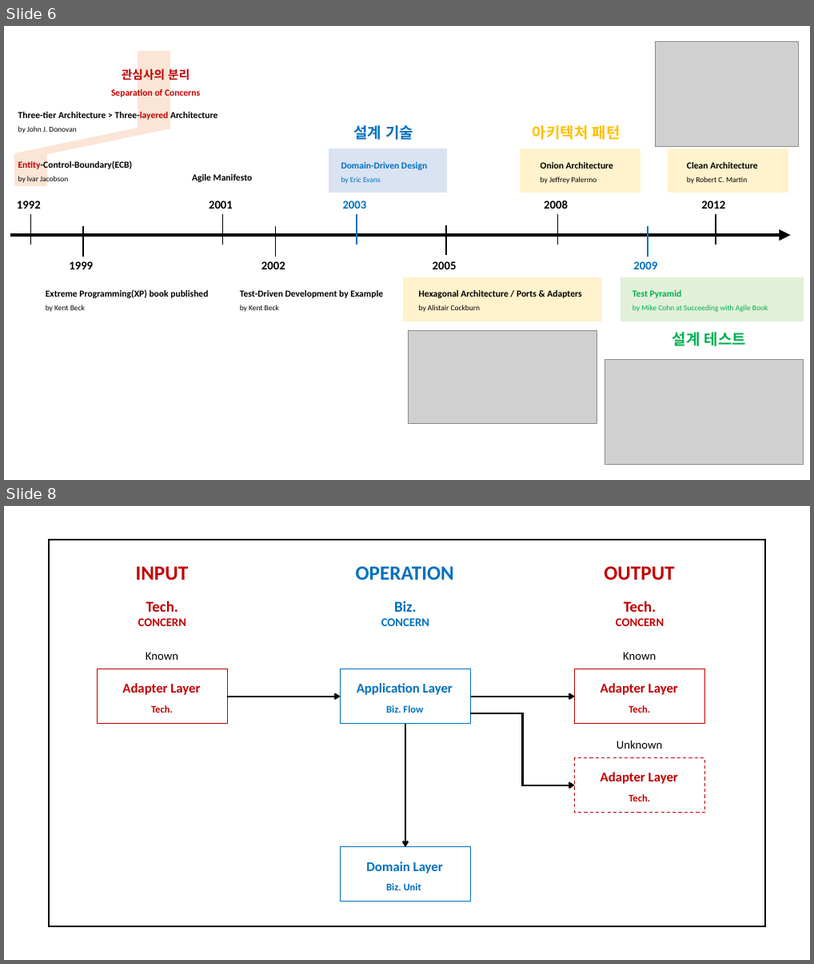
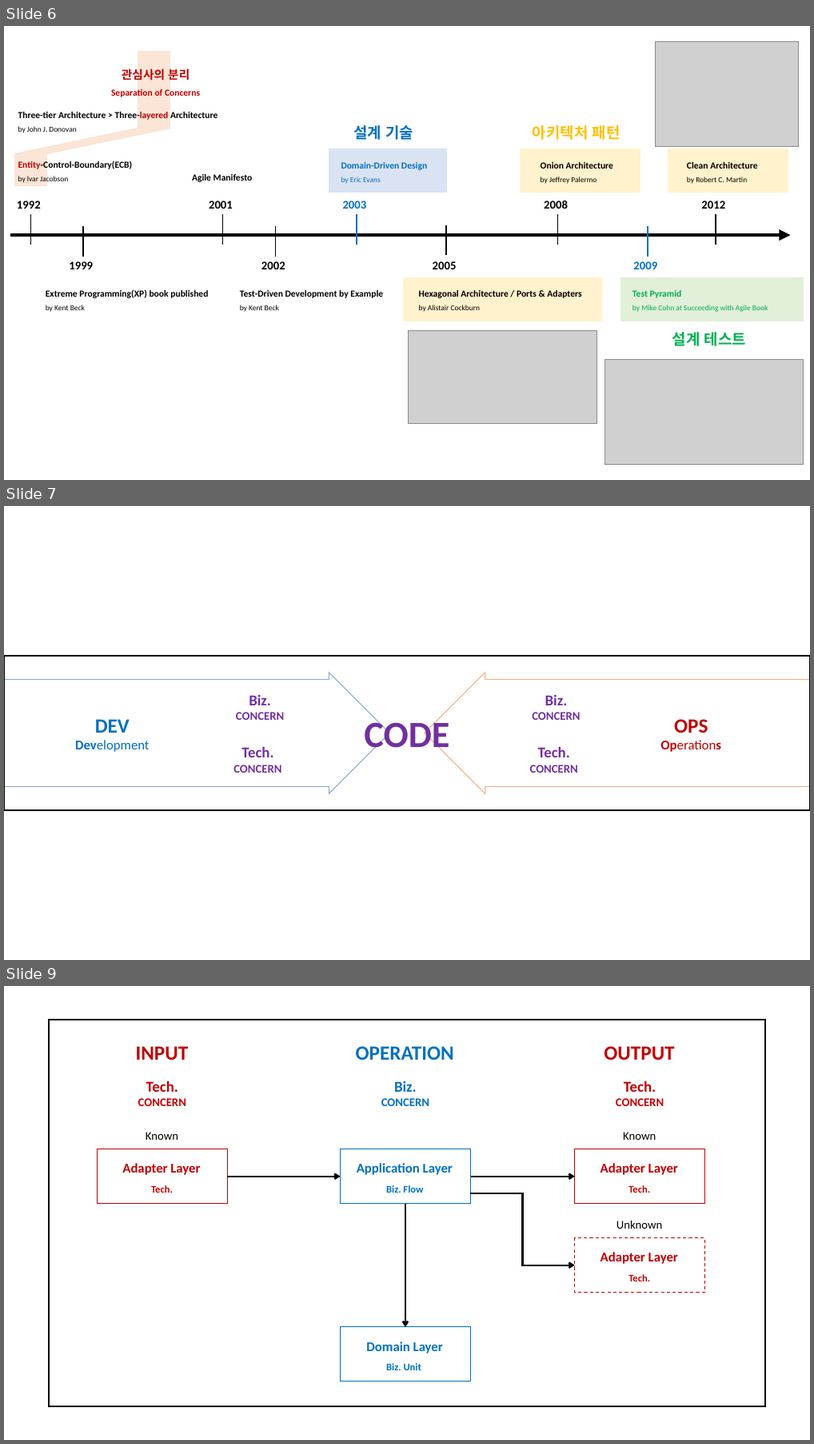
Before and after one commit to hhko/beyondcode, a slide deck: README.pptx. Shown one above the other, each under a label of ours: slides 6 and 8 before the commit, slides 6, 7 and 9 after it; the slides between them are not shown. The pictures are 814x964 and 814x1444 pixels, drawn with LibreOffice and Linux fonts; fonts in the diff are those of the drawing; grey boxes stand for pictures. Boxes give left, top, right and bottom in pixels: in the first picture for what was removed or moved away, otherwise in the second. Text is boxed around its words. In the diff, an @@ line names an element or a change of style, - is before the commit and + after.

```diff
--- a/README.pptx
+++ b/README.pptx
@@ slide 7 added at bbox=[4, 506, 810, 960], background #FFFFFF @@
@@ group added at bbox=[4, 656, 810, 810]: 7 texts, 2 right arrows, 1 rectangle @@
+DEV
+Development
+OPS
+Operations
+CODE
+Biz.
+CONCERN
+Tech.
+CONCERN
+Biz.
+CONCERN
+Tech.
+CONCERN
@@ what was slide 8 is now slide 9 @@
```
Also in this commit, not shown: 1 other slide added, 3 other files.
